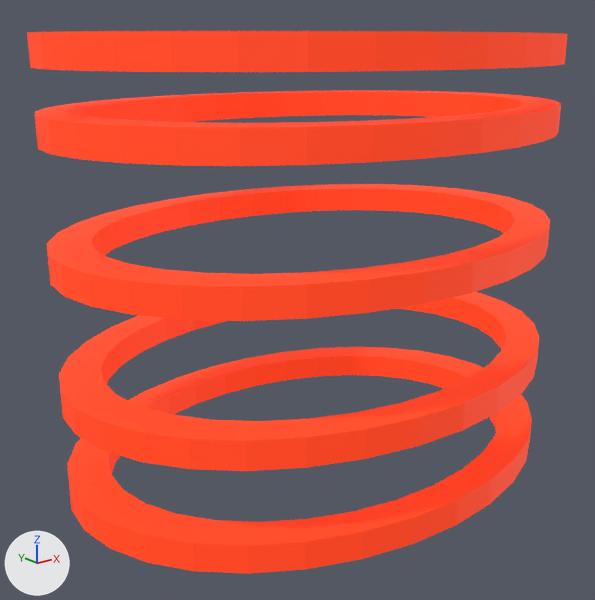
What one commit did to the glTF model e7f4045f-cb85-43e5-963c-173760106dbe/rings/ring0.glb.
The view is the same before and after, from a camera (50 mm lens) standing at (-48.5, -47.0, 65.7) and looking at (-11.2, -0.3, 47.1). Arrows for +X, +Y and +Z are at lower left; the lights stay in place. Where no turn or scale is listed for an object, it has been applied to the vertices. Vertices at the same position are counted once.
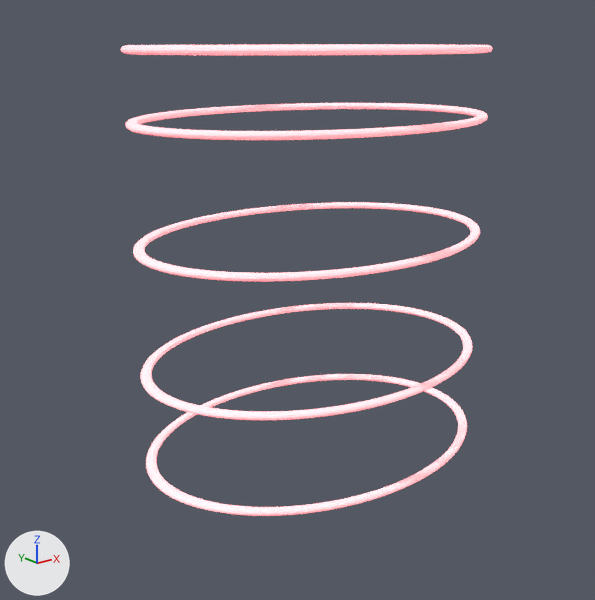
Changed parts and their boxes (x1, y1, x2, y2) in the pictures (595 x 600 px):
'Cylinder.003', reshaped, rescaled (31% narrower, 41% shorter)
    before: (47, 184, 550, 321)
    after: (133, 202, 480, 282)
'Cylinder.002', reshaped, rescaled (31% narrower, 34% shorter)
    before: (59, 292, 539, 471)
    after: (141, 303, 472, 420)
'Cylinder.001', deleted
    before: (67, 347, 532, 574)
'Cylinder.004', reshaped, rescaled (31% narrower, 51% shorter)
    before: (35, 90, 561, 166)
    after: (125, 103, 488, 140)
'Cylinder.005', reshaped, rescaled (31% narrower, 71% shorter)
    before: (27, 31, 567, 72)
    after: (120, 44, 493, 55)
'Cylinder.006', added
    after: (146, 374, 467, 516)
part 1 of me_cylinder_004, added
    after: (141, 303, 472, 420)
part 2 of me_cylinder_004, deleted
    before: (59, 292, 539, 471)
part 3 of me_cylinder_005, added
    after: (133, 202, 480, 282)
part 4 of me_cylinder_005, deleted
    before: (47, 184, 550, 321)
part 5 of me_cylinder_006, added
    after: (125, 103, 488, 140)
part 6 of me_cylinder_006, deleted
    before: (35, 90, 561, 166)
part 7 of me_cylinder_007, added
    after: (120, 44, 493, 55)
part 8 of me_cylinder_007, deleted
    before: (27, 31, 567, 72)

The change, as a list of edits to the scene's bpy script:
```text
Change me_cylinder_004:
    used by ob_cylinder_002; location = (-9.52, -0.33, 42.52); scale = (20.0, 15.2, 1.0)
    remove me_cylinder_004.from_pydata(...)  # 128 vertices, 256 faces; spans x -1.0..1.0, y -1.0..1.0, z -1.0..1.0
    remove me_cylinder_004.materials.append(mat_dla_emission)
    add me_cylinder_004.from_pydata(...)  # 1080 vertices, 2160 faces; spans x -1.68..1.68, y -1.68..1.68, z -0.05..0.05
    me_cylinder_004 part 1: 1080 vertices added at x -1.68..1.68, y -1.68..1.68, z -0.05..0.05, forming a torus around z (ring radius 1.63, tube radius 0.05)
    me_cylinder_004 part 2: 128 vertices removed from x -1.0..1.0, y -1.0..1.0, z -1.0..1.0
    add me_cylinder_004.materials.append(mat_red)  # white #ffffff
Change me_cylinder_005:
    used by ob_cylinder_003; location = (-9.52, -0.33, 51.9); scale = (20.0, 15.2, 1.0)
    remove me_cylinder_005.from_pydata(...)  # 128 vertices, 256 faces; spans x -1.0..1.0, y -1.0..1.0, z -1.0..1.0
    remove me_cylinder_005.materials.append(mat_dla_emission)
    add me_cylinder_005.from_pydata(...)  # 1080 vertices, 2160 faces; spans x -1.68..1.68, y -1.68..1.68, z -0.05..0.05
    me_cylinder_005 part 3: 1080 vertices added at x -1.68..1.68, y -1.68..1.68, z -0.05..0.05, forming a torus around z (ring radius 1.63, tube radius 0.05)
    me_cylinder_005 part 4: 128 vertices removed from x -1.0..1.0, y -1.0..1.0, z -1.0..1.0
    add me_cylinder_005.materials.append(mat_red)  # white #ffffff
Change me_cylinder_006:
    used by ob_cylinder_004; location = (-9.52, -0.33, 60.51); scale = (20.0, 15.2, 1.0)
    remove me_cylinder_006.from_pydata(...)  # 128 vertices, 256 faces; spans x -1.0..1.0, y -1.0..1.0, z -1.0..1.0
    remove me_cylinder_006.materials.append(mat_dla_emission)
    add me_cylinder_006.from_pydata(...)  # 1080 vertices, 2160 faces; spans x -1.68..1.68, y -1.68..1.68, z -0.05..0.05
    me_cylinder_006 part 5: 1080 vertices added at x -1.68..1.68, y -1.68..1.68, z -0.05..0.05, forming a torus around z (ring radius 1.63, tube radius 0.05)
    me_cylinder_006 part 6: 128 vertices removed from x -1.0..1.0, y -1.0..1.0, z -1.0..1.0
    add me_cylinder_006.materials.append(mat_red)  # white #ffffff
Change me_cylinder_007:
    used by ob_cylinder_005; location = (-9.52, -0.33, 65.27); scale = (20.0, 15.2, 1.0)
    remove me_cylinder_007.from_pydata(...)  # 128 vertices, 256 faces; spans x -1.0..1.0, y -1.0..1.0, z -1.0..1.0
    remove me_cylinder_007.materials.append(mat_dla_emission)
    add me_cylinder_007.from_pydata(...)  # 1080 vertices, 2160 faces; spans x -1.68..1.68, y -1.68..1.68, z -0.05..0.05
    me_cylinder_007 part 7: 1080 vertices added at x -1.68..1.68, y -1.68..1.68, z -0.05..0.05, forming a torus around z (ring radius 1.63, tube radius 0.05)
    me_cylinder_007 part 8: 128 vertices removed from x -1.0..1.0, y -1.0..1.0, z -1.0..1.0
    add me_cylinder_007.materials.append(mat_red)  # white #ffffff
Remove ob_cylinder_001:
    ob_cylinder_001 = bpy.data.objects.new('Cylinder.001', me_cylinder_001)
Change ob_cylinder_002:
    ob_cylinder_002.scale: (20.0, 15.2, 1.0) -> (8.44, 6.3, 5.32)
Change ob_cylinder_003:
    ob_cylinder_003.scale: (20.0, 15.2, 1.0) -> (8.44, 6.3, 5.32)
Change ob_cylinder_004:
    ob_cylinder_004.scale: (20.0, 15.2, 1.0) -> (8.44, 6.3, 5.32)
Change ob_cylinder_005:
    ob_cylinder_005.scale: (20.0, 15.2, 1.0) -> (8.44, 6.3, 5.32)
Add ob_cylinder_006:
    ob_cylinder_006 = bpy.data.objects.new('Cylinder.006', me_torus_002)  # 1080 vertices, 2160 faces; spans x -14.2..14.2, y -10.6..10.6, z -0.3..0.3; in mat_red (white #ffffff)
    ob_cylinder_006.location = (-9.52, -0.33, 35.45)
```
